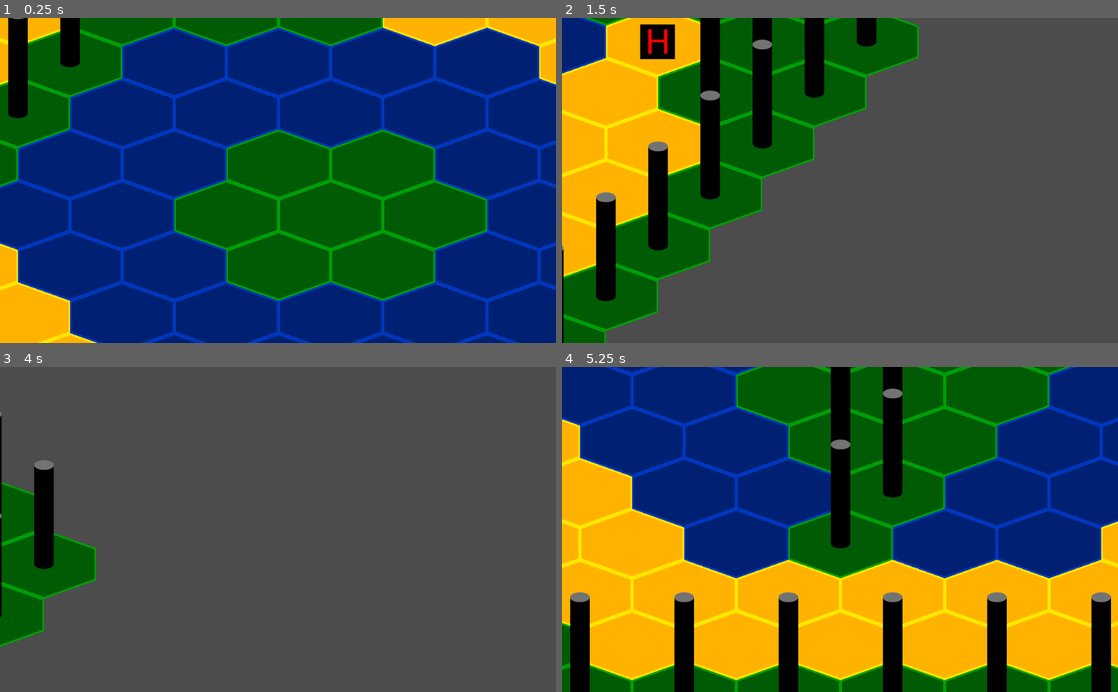
Above: before the commit, frames 1-4 (two rows, left to right).
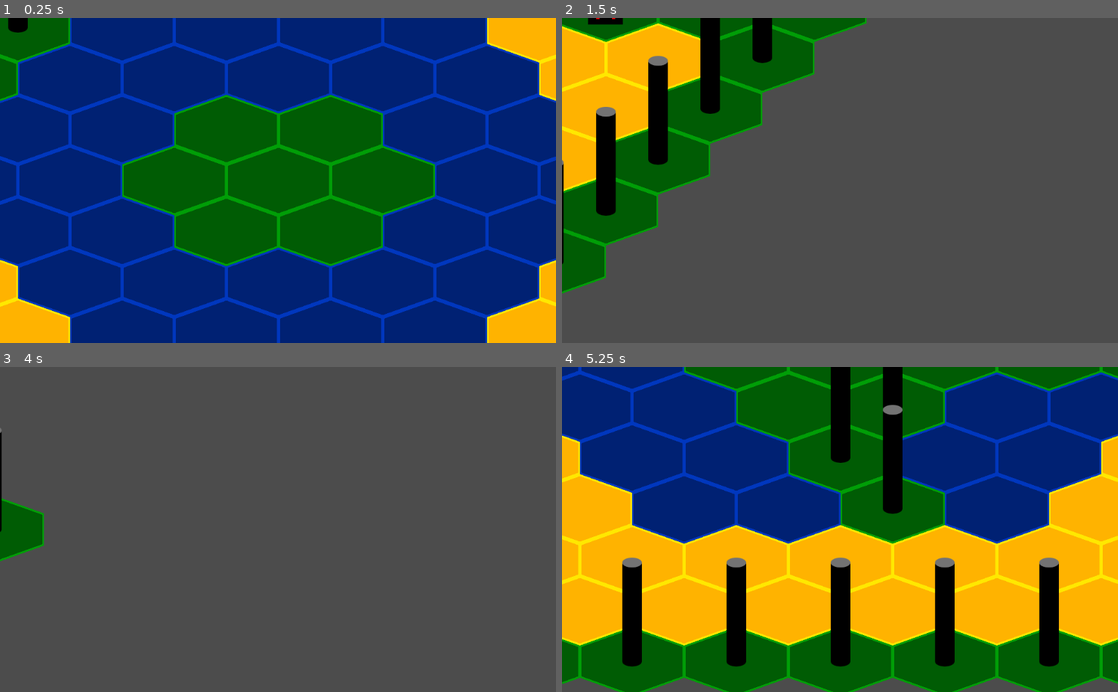
Above: after the commit, the same moments.

Repository: fat-beaver/hedgehog
Game: Godot game, scene res://battle.tscn
Two runs of this game, one before a commit and one after it. Both use one fixed random seed, a clock stepped at 60 frames per second and the inputs below.
Inputs (mouse positions are in pixels of both pictures, inside the frame that each line leads up to):
- Up to frame 1 (0.25 s): no input
- Up to frame 2 (1.5 s): tap Enter at 0.5 s; move the mouse to (962, 164) at 0.52 s; press the mouse at (962, 164) at 0.53 s; hold Right (move_right) 0.53-1.28 s; move the mouse to (728, 196) at 1.27 s; release the mouse at (728, 196) at 1.28 s; hold Down (move_down) from 1.28 s (still down); click (728, 196) at 1.35 s
- Up to frame 3 (4 s): move the mouse to (333, 458) at 2.02 s; release Down (move_down) at 2.03 s; press the mouse at (333, 458) at 2.03 s; hold Right (move_right) 2.03-2.78 s; tap Space at 2.75 s; move the mouse to (250, 594) at 2.77 s; release the mouse at (250, 594) at 2.78 s; hold Up (move_up) 2.78-3.53 s; click (250, 594) at 2.85 s; tap Enter at 3.5 s; move the mouse to (444, 578) at 3.52 s; press the mouse at (444, 578) at 3.53 s; hold Left (move_left) from 3.53 s (still down)
- Up to frame 4 (5.25 s): move the mouse to (673, 480) at 4.27 s; release the mouse at (673, 480) at 4.28 s; click (673, 480) at 4.35 s; move the mouse to (867, 529) at 5.02 s; release Left (move_left) at 5.03 s; press the mouse at (867, 529) at 5.03 s; hold Down (move_down) from 5.03 s (still down)

The runs differ from the first frame. In frame 1, 41% of the frame differs, in the area x 0-100%, y 0-100%; in frame 2, 29%; in frame 3, 4.9%; in frame 4, 50%.

Commit message:
Changed default camera position to centre on hex (0,0)

Diff:
--- a/HexGrid.gd
+++ b/HexGrid.gd
@@ -20,8 +20,8 @@
 	#generate the map
 	_generate_map()
 	_draw_map()
-	#position the camera
-	_camera.set_global_position(Vector2(0,0))
+	#centre the camera on hex (0,0)
+	_camera.set_global_position(hex_to_point(get_hex_at_coords(Vector2(0, 0))))
 
 	var path_start = get_hex_at_coords(Vector2(-4, 0))
 	var path_end = get_hex_at_coords(Vector2(2, -4))
